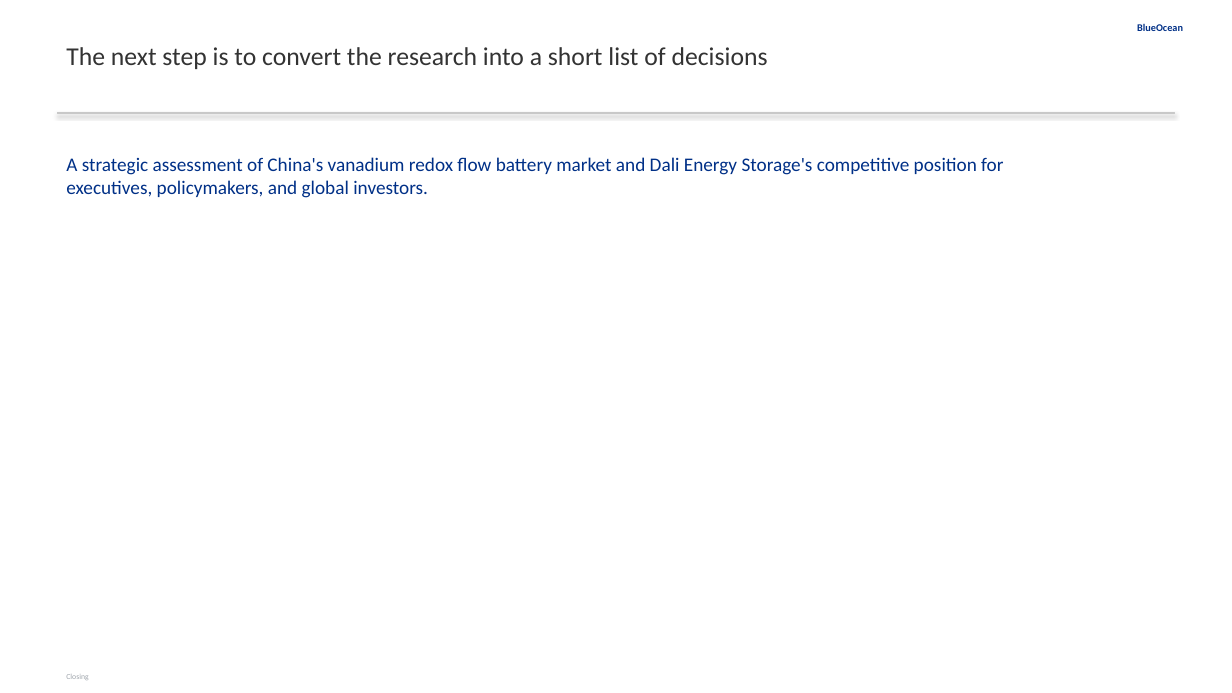
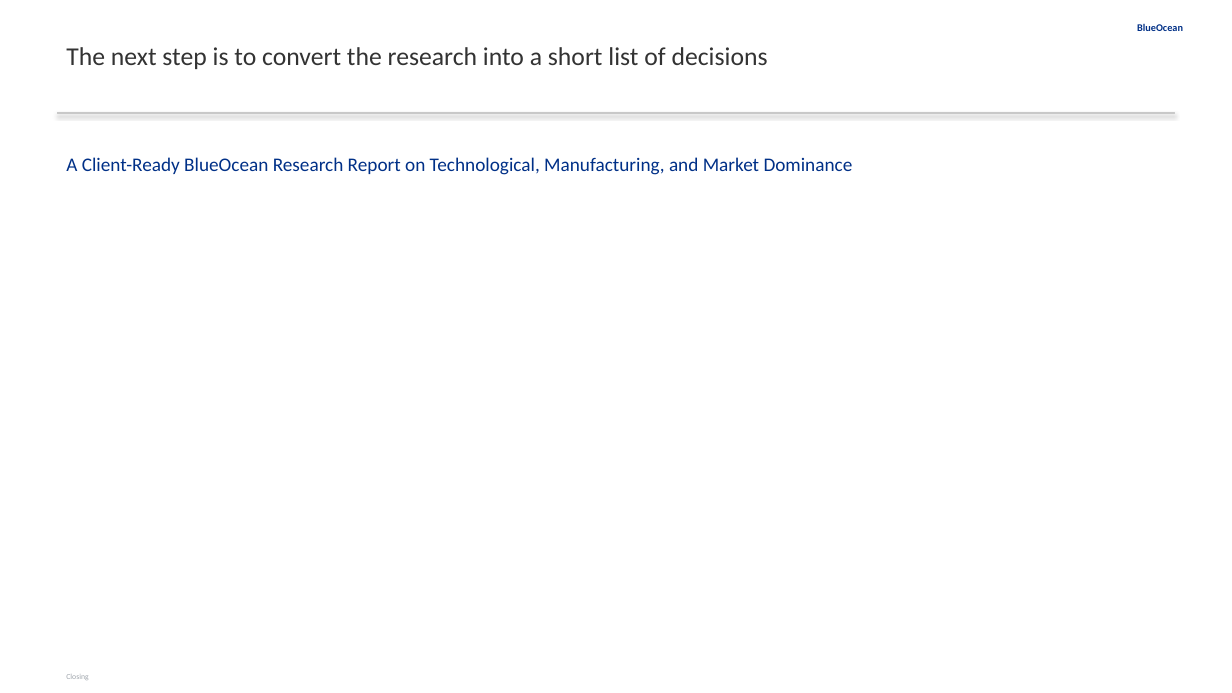
Before and after one commit to yt-feng/gen_rpt, a slide deck: slide 19 of reports/2026-05-06-中国液流钒电池-特别是大力储能-在全球的领先地位/report.pptx (slide 20 before the commit). Drawn at 1232x693 pixels with LibreOffice and Linux fonts; fonts in the diff are those of the drawing. Boxes give left, top, right and bottom in pixels: in the first picture for what was removed or moved away, otherwise in the second. Text is boxed around its words. In the diff, an @@ line names an element or a change of style, - is before the commit and + after.

```diff
--- a/reports/2026-05-06-中国液流钒电池-特别是大力储能-在全球的领先地位/report.pptx
+++ b/reports/2026-05-06-中国液流钒电池-特别是大力储能-在全球的领先地位/report.pptx
@@ text at [66, 157, 853, 175]: text changed @@
-A strategic assessment of China's vanadium redox flow battery market and Dali Energy Storage's competitive position for executives, policymakers, and global investors.
+A Client-Ready BlueOcean Research Report on Technological, Manufacturing, and Market Dominance
```
Also in this commit, not shown: 8 other slides changed, 4 slides added, 5 slides removed, 40 other files.
